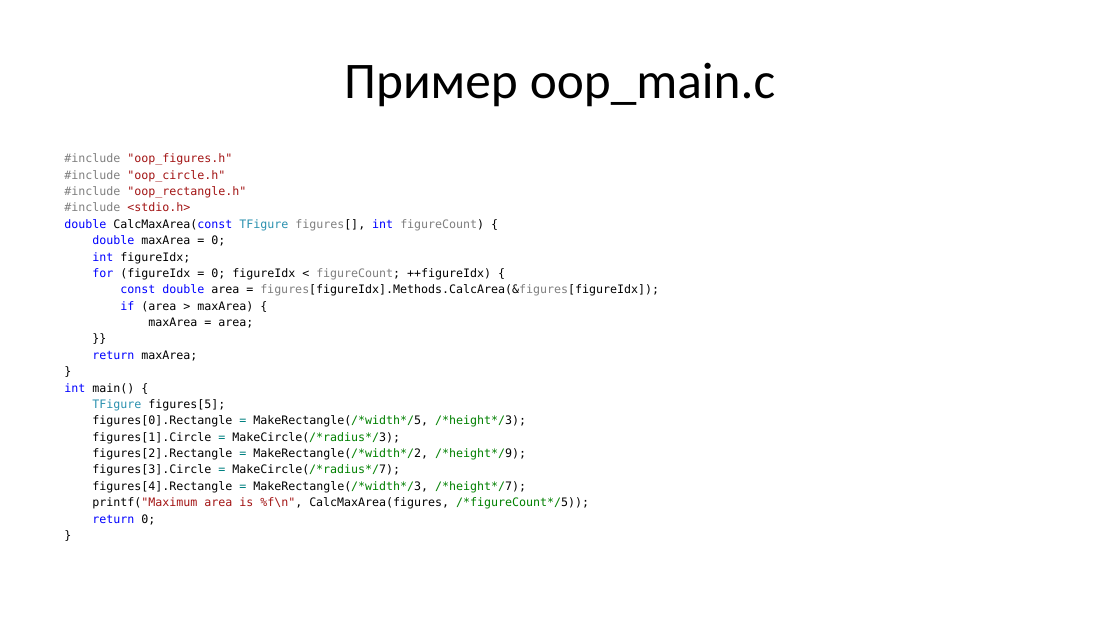
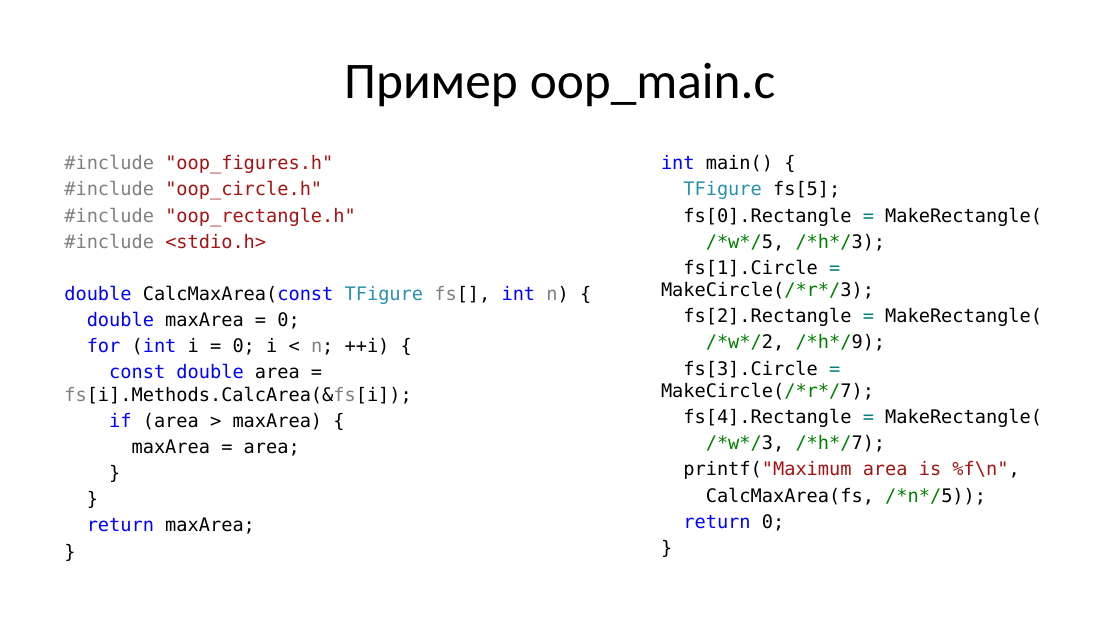
Before and after one commit to Evgueni-Petrov-aka-espetrov/Algorithms-and-Programming-in-C-pptx, a slide deck: slide 13 of 07 Структуры.pptx. Drawn at 1120x630 pixels with LibreOffice and Linux fonts; fonts in the diff are those of the drawing. Boxes give left, top, right and bottom in pixels: in the first picture for what was removed or moved away, otherwise in the second. Text is boxed around its words. In the diff, an @@ line names an element or a change of style, - is before the commit and + after.

Commit message:
увеличил размер шрифта в примере с фигурами

```diff
--- a/07 Структуры.pptx
+++ b/07 Структуры.pptx
@@ text at [64,155,568,534]: text changed; size 10 to 16 pt @@
-}}
+}
+}
@@ text at [64,155,356,534]: size 10 to 16 pt in "#include "oop_figures.h"", "#include "oop_circle.h"", "#include "oop_rectangle.h"", "#include <stdio.h>" and 5 more places; more space between paragraphs @@
@@ text added at [661,155,1042,531], 16 pt, text #000000 @@
+int main() {
+TFigure fs[5];
+fs[0].Rectangle = MakeRectangle(
+/*w*/5, /*h*/3);
+fs[1].Circle = MakeCircle(/*r*/3);
+fs[2].Rectangle = MakeRectangle(
+/*w*/2, /*h*/9);
+fs[3].Circle = MakeCircle(/*r*/7);
+fs[4].Rectangle = MakeRectangle(
+/*w*/3, /*h*/7);
+printf("Maximum area is %f\n",
+CalcMaxArea(fs, /*n*/5));
+return 0;
+}
@@ text at [64,285,568,304]: text changed; size 10 to 16 pt; text colour #808080 to #000000 @@
-double CalcMaxArea(const TFigure figures[], int figureCount) {
+double CalcMaxArea(const TFigure fs[], int n) {
@@ text at [64,337,411,404]: text changed; size 10 to 16 pt @@
-int figureIdx;
-for (figureIdx = 0; figureIdx < figureCount; ++figureIdx) {
-const double area = figures[figureIdx].Methods.CalcArea(&figures[figureIdx]);
+for (int i = 0; i < n; ++i) {
+const double area = fs[i].Methods.CalcArea(&fs[i]);
@@ text at [64,383,589,525]: paragraphs removed @@
-int main() {
-TFigure figures[5];
-figures[0].Rectangle = MakeRectangle(/*width*/5, /*height*/3);
-figures[1].Circle = MakeCircle(/*radius*/3);
-figures[2].Rectangle = MakeRectangle(/*width*/2, /*height*/9);
-figures[3].Circle = MakeCircle(/*radius*/7);
-figures[4].Rectangle = MakeRectangle(/*width*/3, /*height*/7);
-printf("Maximum area is %f\n", CalcMaxArea(figures, /*figureCount*/5));
-return 0;
-}
```
Also in this commit, not shown: 3 other slides changed.
